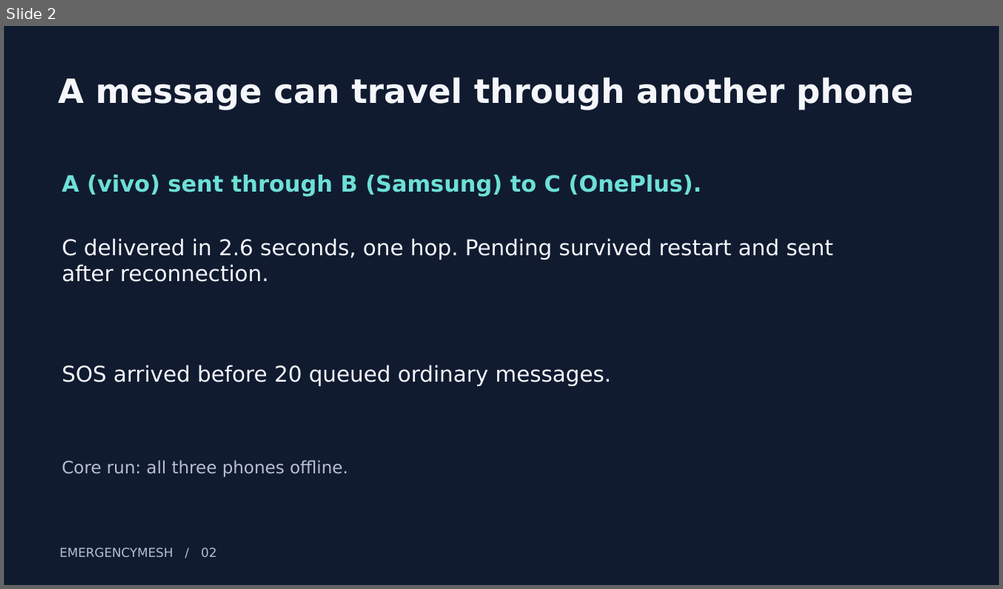
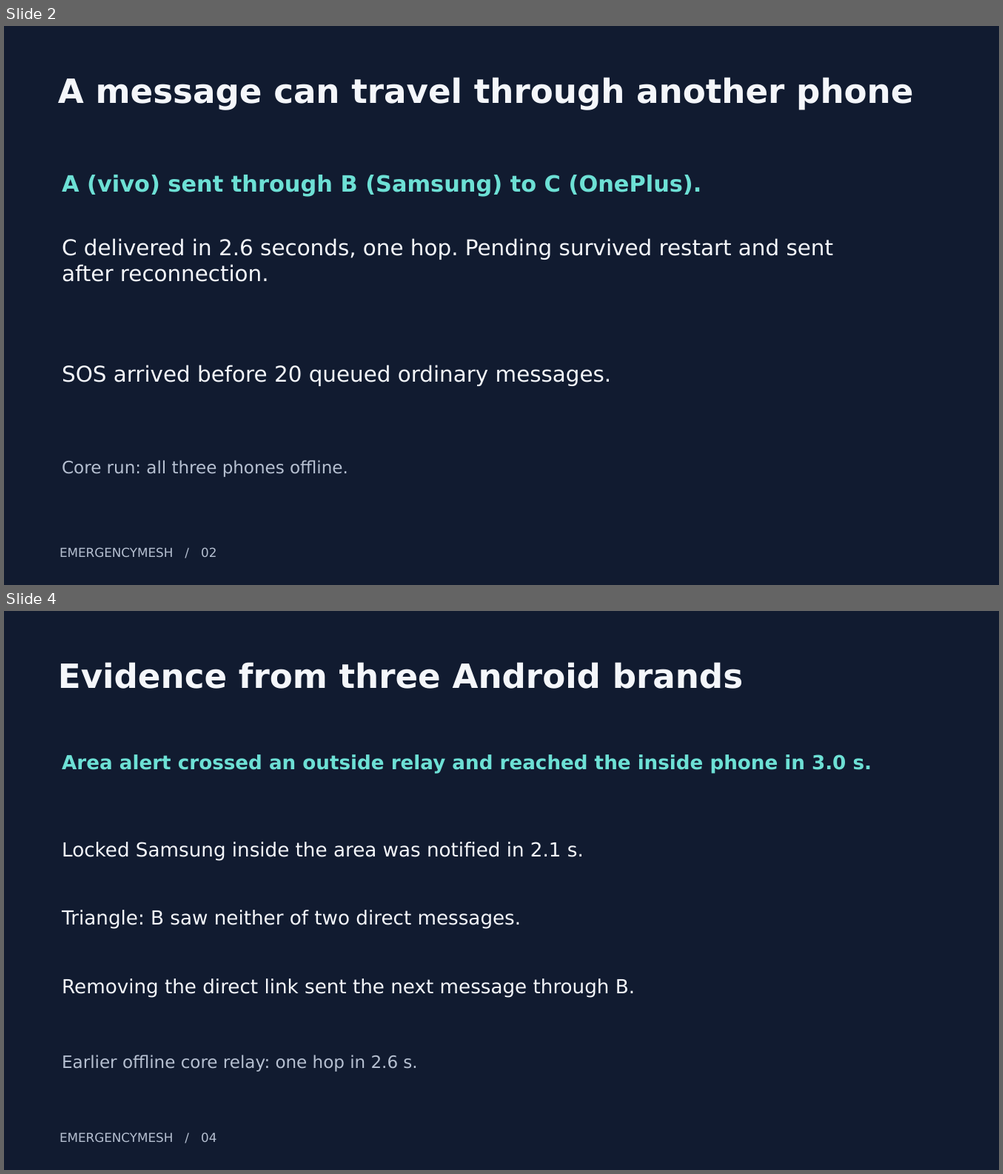
Before and after one commit to cbitosc/HFT26-TEAM-30, a slide deck: docs/TEAM30_SUBMISSION.pptx. Shown one above the other, each under a label of ours: slide 2 before the commit, slides 2 and 4 after it; the slides between them are not shown. The pictures are 1003x589 and 1003x1174 pixels, drawn with LibreOffice and Linux fonts; fonts in the diff are those of the drawing. Boxes give left, top, right and bottom in pixels: in the first picture for what was removed or moved away, otherwise in the second. Text is boxed around its words. In the diff, an @@ line names an element or a change of style, - is before the commit and + after.

```diff
--- a/docs/TEAM30_SUBMISSION.pptx
+++ b/docs/TEAM30_SUBMISSION.pptx
@@ slide 4 added at [4, 611, 999, 1170], background #111B30 @@
@@ text added at [58, 662, 743, 689], 32.2 pt, text #F4F6FA, bold @@
+Evidence from three Android brands
@@ text added at [62, 755, 872, 774], 18.8 pt, text #6DE0D5, bold @@
+Area alert crossed an outside relay and reached the inside phone in 3.0 s.
@@ text added at [62, 842, 583, 860], 18.8 pt, text #F4F6FA @@
+Locked Samsung inside the area was notified in 2.1 s.
@@ text added at [62, 910, 521, 929], 18.8 pt, text #F4F6FA @@
+Triangle: B saw neither of two direct messages.
@@ text added at [62, 979, 634, 997], 18.8 pt, text #F4F6FA @@
+Removing the direct link sent the next message through B.
@@ text added at [62, 1055, 417, 1072], 16.5 pt, text #B6C0D1 @@
+Earlier offline core relay: one hop in 2.6 s.
@@ text added at [60, 1133, 216, 1142], 12 pt, text #B6C0D1 @@
+EMERGENCYMESH / 04
```
Also in this commit, not shown: 1 slide changed, 2 other slides added, 3 slides removed, 2 other files.
